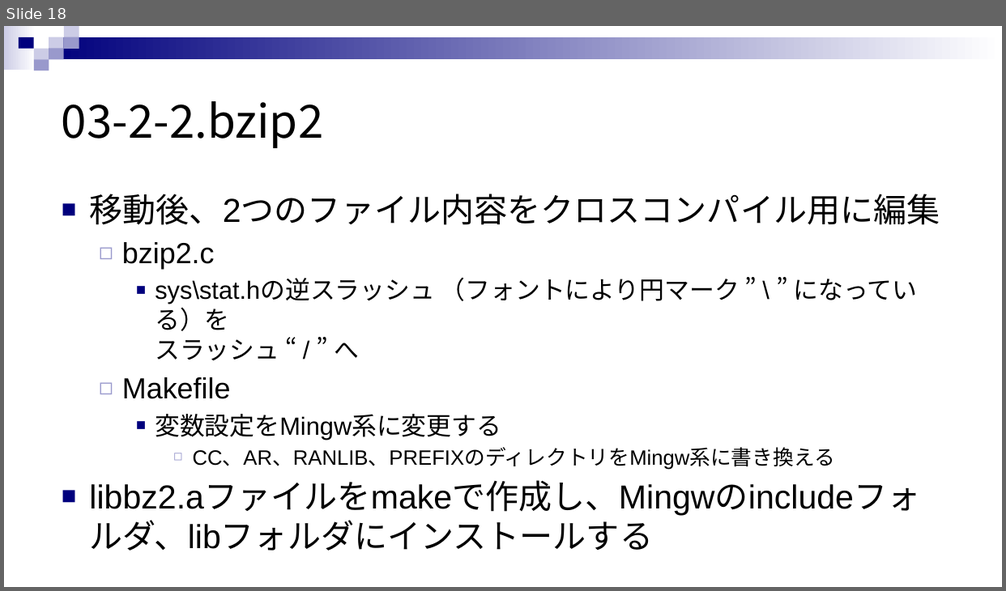
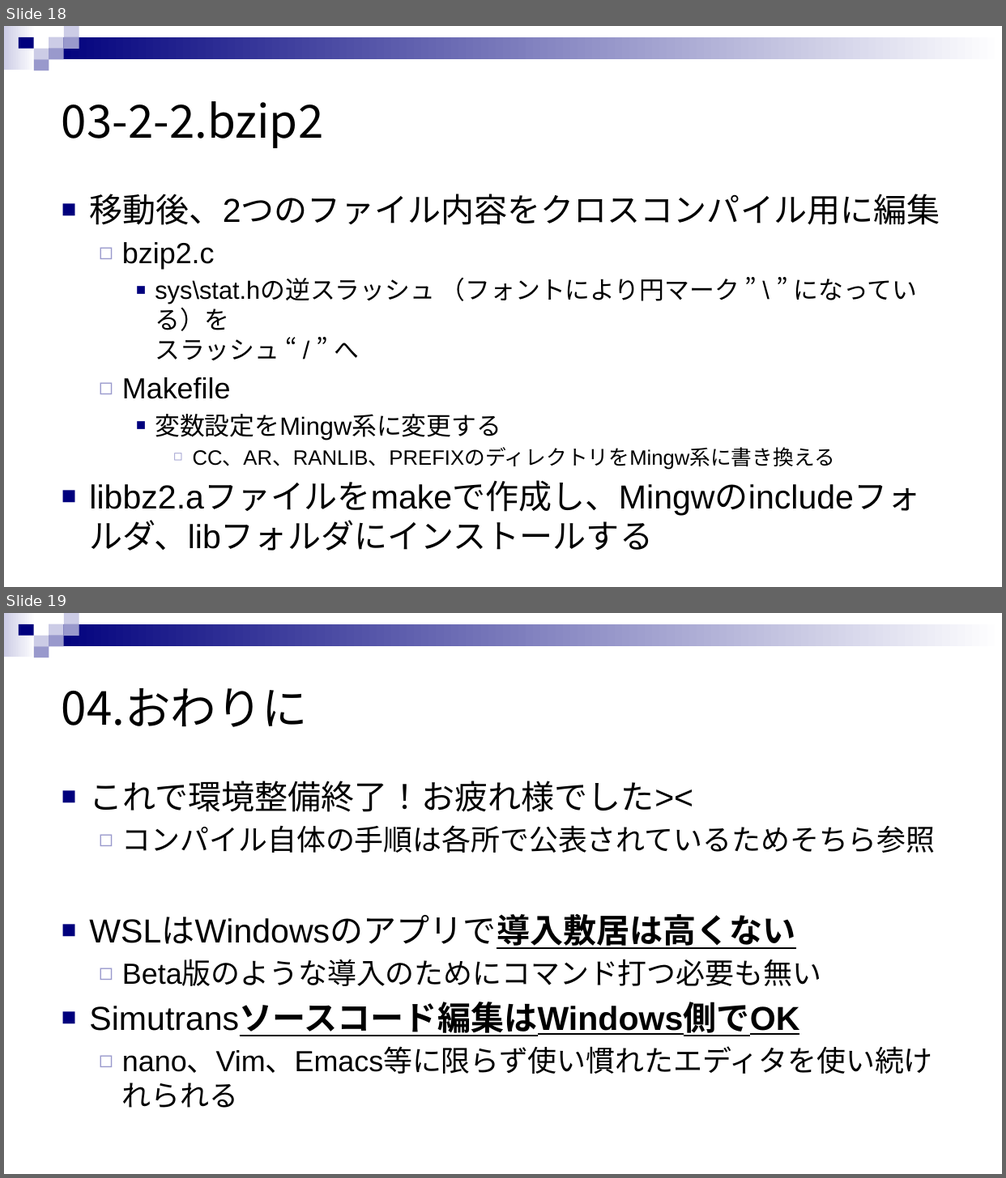
Before and after one commit to rensuke/SIMUonWSL, a slide deck: RE_SIMU_ON_WSL.pptx. Shown one above the other, each under a label of ours: slide 18 before the commit, slides 18 and 19 after it. The pictures are 1006x591 and 1006x1178 pixels, drawn with LibreOffice and Linux fonts; fonts in the diff are those of the drawing. Boxes give left, top, right and bottom in pixels: in the first picture for what was removed or moved away, otherwise in the second. Text is boxed around its words. In the diff, an @@ line names an element or a change of style, - is before the commit and + after.

```diff
--- a/RE_SIMU_ON_WSL.pptx
+++ b/RE_SIMU_ON_WSL.pptx
@@ slide 19 added at (4,613,1002,1174), background #FFFFFF; not listed: 9 template elements that a slide beside it also shows @@
@@ title added at (62,688,308,727), 44 pt, text #000000 @@
+04.おわりに
@@ text added at (89,781,936,1074), 28 pt, text #000000 @@
+■ これで環境整備終了！お疲れ様でした><
+  ◻ コンパイル自体の手順は各所で公表されているためそちら参照
+■ WSLはWindowsのアプリで導入敷居は高くない
+  ◻ Beta版のような導入のためにコマンド打つ必要も無い
+■ Simutransソースコード編集はWindows側でOK
+  ◻ nano、Vim、Emacs等に限らず使い慣れたエディタを使い続けれられる
```
Also in this commit, not shown: 1 other slide added.
